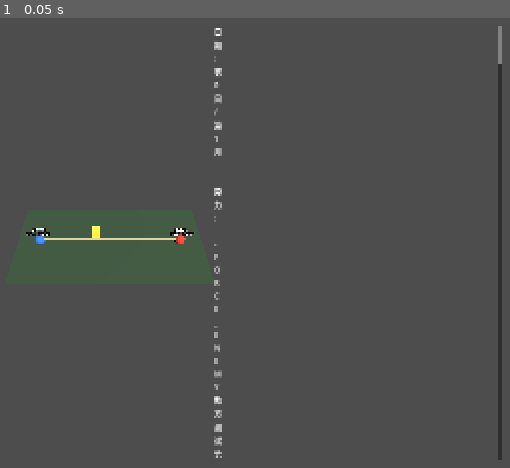
Above: before the commit, frame 1.
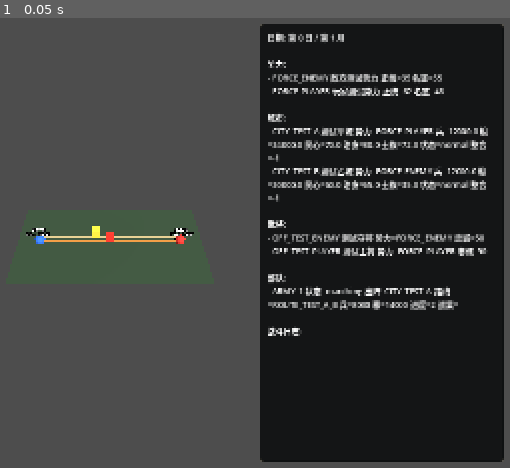
Above: after the commit, the same moment.

Repository: a625361278-cpu/Prosperity-and-Peril
Game: Godot game, scene res://scenes/main.tscn
Same seed, same stepped clock (60 frames per second), same inputs: the game is played once before the commit and once after it.
Inputs:
- Up to frame 1 (0.05 s): no input

The runs differ from the first frame. In frame 1, 46% of the frame differs, in the area x 8-99%, y 1-99%.

Commit message:
实现V0.3.1大地图表现入口

Diff:
--- a/scenes/debug_panel.tscn
+++ b/scenes/debug_panel.tscn
@@ -1,6 +1,18 @@
-[gd_scene load_steps=2 format=3]
+[gd_scene load_steps=3 format=3]
 
 [ext_resource type="Script" path="res://scripts/ui/debug_panel.gd" id="1_debug_panel"]
+
+[sub_resource type="StyleBoxFlat" id="StyleBoxFlat_debug_panel"]
+bg_color = Color(0.055, 0.06, 0.065, 0.9)
+border_width_left = 1
+border_width_top = 1
+border_width_right = 1
+border_width_bottom = 1
+border_color = Color(0.42, 0.38, 0.28, 0.82)
+corner_radius_top_left = 6
+corner_radius_top_right = 6
+corner_radius_bottom_right = 6
+corner_radius_bottom_left = 6
 
 [node name="DebugPanel" type="Control"]
 layout_mode = 3
@@ -11,24 +23,37 @@
 grow_vertical = 2
 script = ExtResource("1_debug_panel")
 
-[node name="MarginContainer" type="MarginContainer" parent="."]
+[node name="PanelBackground" type="PanelContainer" parent="."]
+custom_minimum_size = Vector2(460, 0)
 layout_mode = 1
 anchors_preset = 11
-anchor_left = 0.62
+anchor_left = 0.68
 anchor_right = 1.0
 anchor_bottom = 1.0
-offset_left = 16.0
-offset_top = 16.0
-offset_right = -16.0
-offset_bottom = -16.0
+offset_left = 12.0
+offset_top = 12.0
+offset_right = -12.0
+offset_bottom = -12.0
 grow_horizontal = 0
 grow_vertical = 2
+theme_override_styles/panel = SubResource("StyleBoxFlat_debug_panel")
 
-[node name="ScrollContainer" type="ScrollContainer" parent="MarginContainer"]
+[node name="MarginContainer" type="MarginContainer" parent="PanelBackground"]
 layout_mode = 2
+theme_override_constants/margin_left = 14
+theme_override_constants/margin_top = 14
+theme_override_constants/margin_right = 14
+theme_override_constants/margin_bottom = 14
+
+[node name="ScrollContainer" type="ScrollContainer" parent="PanelBackground/MarginContainer"]
+layout_mode = 2
+size_flags_horizontal = 3
+size_flags_vertical = 3
 horizontal_scroll_mode = 0
 
-[node name="DebugText" type="Label" parent="MarginContainer/ScrollContainer"]
+[node name="DebugText" type="Label" parent="PanelBackground/MarginContainer/ScrollContainer"]
+custom_minimum_size = Vector2(380, 0)
 layout_mode = 2
+size_flags_horizontal = 3
 text = "等待运行时状态..."
 autowrap_mode = 3
--- a/scripts/map/strategic_map_view.gd
+++ b/scripts/map/strategic_map_view.gd
@@ -11,6 +11,16 @@
 const FORCE_COLORS := {
 	"FORCE_PLAYER": Color(0.16, 0.42, 0.95, 1.0),
 	"FORCE_ENEMY": Color(0.86, 0.18, 0.14, 1.0),
+}
+const ROUTE_COLORS := {
+	"road": Color(0.82, 0.74, 0.52, 1.0),
+	"pass": Color(0.86, 0.55, 0.22, 1.0),
+	"water": Color(0.23, 0.55, 0.82, 1.0),
+}
+const ROUTE_OFFSETS := {
+	"road": Vector3(0.0, 0.05, -0.12),
+	"pass": Vector3(0.0, 0.08, 0.12),
+	"water": Vector3(0.0, 0.04, 0.0),
 }
 
 @export var editor_preview_enabled := true:
@@ -80,9 +90,11 @@
 				errors.append("strategic map city missing %s %s" % [field, city_id])
 	for route_id in state.routes.keys():
 		var route: Dictionary = state.routes[route_id]
-		for field in ["id", "from_city_id", "to_city_id"]:
+		for field in ["id", "from_city_id", "to_city_id", "route_type"]:
 			if not route.has(field):
 				errors.append("strategic map route missing %s %s" % [field, route_id])
+		if route.has("route_type") and not ROUTE_COLORS.has(str(route.route_type)):
+			errors.append("strategic map route type unsupported %s %s" % [str(route.route_type), route_id])
 		if route.has("from_city_id") and not CITY_POSITIONS.has(str(route.from_city_id)):
 			errors.append("strategic map route origin position missing %s" % str(route.from_city_id))
 		if route.has("to_city_id") and not CITY_POSITIONS.has(str(route.to_city_id)):
@@ -146,17 +158,25 @@
 func _add_route(route: Dictionary) -> void:
 	var from_pos: Vector3 = CITY_POSITIONS[str(route.from_city_id)]
 	var to_pos: Vector3 = CITY_POSITIONS[str(route.to_city_id)]
+	var route_type := str(route.route_type)
+	var offset := _route_visual_offset(route_type)
 	var mesh := ImmediateMesh.new()
 	mesh.surface_begin(Mesh.PRIMITIVE_LINES)
-	mesh.surface_add_vertex(from_pos + Vector3(0.0, 0.04, 0.0))
-	mesh.surface_add_vertex(to_pos + Vector3(0.0, 0.04, 0.0))
+	mesh.surface_add_vertex(from_pos + offset)
+	mesh.surface_add_vertex(to_pos + offset)
 	mesh.surface_end()
 
 	var node := MeshInstance3D.new()
 	node.name = "Route_%s" % str(route.id)
 	node.mesh = mesh
-	node.material_override = _material(Color(0.82, 0.74, 0.52, 1.0))
+	node.material_override = _material(_route_color(route_type))
+	node.set_meta("route_type", route_type)
+	node.set_meta("route_visual_offset", offset)
+	node.set_meta("blocks_enemy_passage", bool(route.get("blocks_enemy_passage", false)))
 	_generated_root.add_child(node)
+
+	if bool(route.get("blocks_enemy_passage", false)):
+		_add_block_marker(node, from_pos.lerp(to_pos, 0.5) + offset)
 
 
 func _add_army(state: Dictionary, army: Dictionary) -> void:
@@ -191,6 +211,29 @@
 	return FORCE_COLORS[force_id]
 
 
+func _route_color(route_type: String) -> Color:
+	if not ROUTE_COLORS.has(route_type):
+		return Color(0.68, 0.68, 0.68, 1.0)
+	return ROUTE_COLORS[route_type]
+
+
+func _route_visual_offset(route_type: String) -> Vector3:
+	if not ROUTE_OFFSETS.has(route_type):
+		return Vector3(0.0, 0.05, 0.0)
+	return ROUTE_OFFSETS[route_type]
+
+
+func _add_block_marker(parent: Node3D, position: Vector3) -> void:
+	var mesh := BoxMesh.new()
+	mesh.size = Vector3(0.38, 0.38, 0.12)
+	var marker := MeshInstance3D.new()
+	marker.name = "BlockMarker"
+	marker.position = position + Vector3(0.0, 0.18, 0.0)
+	marker.mesh = mesh
+	marker.material_override = _material(Color(0.95, 0.18, 0.12, 1.0))
+	parent.add_child(marker)
+
+
 func _sorted_keys(values: Dictionary) -> Array:
 	var keys := values.keys()
 	keys.sort()
--- a/scripts/ui/debug_panel.gd
+++ b/scripts/ui/debug_panel.gd
@@ -2,7 +2,7 @@
 
 const DebugStatePresenter = preload("res://scripts/ui/debug_state_presenter.gd")
 
-@onready var _label: Label = $MarginContainer/ScrollContainer/DebugText
+@onready var _label: Label = $PanelBackground/MarginContainer/ScrollContainer/DebugText
 
 
 func set_runtime_state(state: Dictionary) -> void:
--- /dev/null
+++ b/tests/test_debug_panel_layout.gd
@@ -0,0 +1,42 @@
+extends SceneTree
+
+
+var _failed := 0
+
+
+func _initialize() -> void:
+	_run("debug panel keeps a readable right-side layout", _test_debug_panel_readable_layout)
+	quit(_failed)
+
+
+func _run(test_name: String, test_func: Callable) -> void:
+	var result: Dictionary = test_func.call()
+	if result.get("ok", false):
+		print("PASS: %s" % test_name)
+	else:
+		_failed += 1
+		push_error("FAIL: %s -> %s" % [test_name, result.get("message", "no message")])
+
+
+func _test_debug_panel_readable_layout() -> Dictionary:
+	var scene := load("res://scenes/debug_panel.tscn")
+	if scene == null:
+		return {"ok": false, "message": "debug panel scene missing"}
+	var panel: Control = scene.instantiate()
+	get_root().add_child(panel)
+	var background := panel.get_node_or_null("PanelBackground")
+	if background == null:
+		panel.queue_free()
+		return {"ok": false, "message": "PanelBackground missing"}
+	if background.custom_minimum_size.x < 420.0:
+		panel.queue_free()
+		return {"ok": false, "message": "right panel minimum width is too small"}
+	var text := panel.get_node_or_null("PanelBackground/MarginContainer/ScrollContainer/DebugText")
+	if text == null:
+		panel.queue_free()
+		return {"ok": false, "message": "debug text path missing"}
+	if text.custom_minimum_size.x < 360.0:
+		panel.queue_free()
+		return {"ok": false, "message": "debug text minimum width is too small"}
+	panel.queue_free()
+	return {"ok": true}
--- a/tests/test_strategic_map_view.gd
+++ b/tests/test_strategic_map_view.gd
@@ -12,6 +12,7 @@
 
 func _initialize() -> void:
 	_run("strategic map renders cities routes and army markers", _test_renders_runtime_state)
+	_run("strategic map exposes pass route and blocked passage markers", _test_pass_route_visual_state)
 	_run("strategic map fails when city position is missing", _test_missing_city_position_fails)
 	quit(_failed)
 
@@ -48,6 +49,41 @@
 	if generated.get_node_or_null("Army_ARMY_1") == null:
 		view.queue_free()
 		return {"ok": false, "message": "army marker missing"}
+	view.queue_free()
+	return {"ok": true}
+
+
+func _test_pass_route_visual_state() -> Dictionary:
+	var state_result := _build_state_with_army()
+	if not state_result.ok:
+		return state_result
+	var view := StrategicMapView.new()
+	get_root().add_child(view)
+	var render_result: Dictionary = view.render_state(state_result.state)
+	if not render_result.ok:
+		view.queue_free()
+		return {"ok": false, "message": "render failed: %s" % [render_result.errors]}
+	var generated := view.get_node_or_null("GeneratedStrategicMap")
+	if generated == null:
+		view.queue_free()
+		return {"ok": false, "message": "generated map root missing"}
+	var road_route := generated.get_node_or_null("Route_ROUTE_TEST_A_B")
+	var pass_route := generated.get_node_or_null("Route_ROUTE_TEST_A_B_PASS")
+	if road_route == null or pass_route == null:
+		view.queue_free()
+		return {"ok": false, "message": "expected road and pass route nodes"}
+	if str(pass_route.get_meta("route_type", "")) != "pass":
+		view.queue_free()
+		return {"ok": false, "message": "pass route missing route_type metadata"}
+	if not bool(pass_route.get_meta("blocks_enemy_passage", false)):
+		view.queue_free()
+		return {"ok": false, "message": "blocked pass route missing block metadata"}
+	if road_route.get_meta("route_visual_offset", Vector3.ZERO) == pass_route.get_meta("route_visual_offset", Vector3.ZERO):
+		view.queue_free()
+		return {"ok": false, "message": "road and pass routes share the same visual offset"}
+	if pass_route.get_node_or_null("BlockMarker") == null:
+		view.queue_free()
+		return {"ok": false, "message": "blocked pass route marker missing"}
 	view.queue_free()
 	return {"ok": true}
 
Not shown, added: scripts/simulation/legitimacy_system.gd.uid
Not shown, added: scripts/simulation/local_governance_system.gd.uid
Not shown, added: scripts/simulation/officer_loyalty_system.gd.uid
Not shown, added: scripts/simulation/route_access_system.gd.uid
Not shown, added: tests/test_local_governance_system.gd.uid
Not shown, added: tests/test_officer_loyalty_system.gd.uid
Not shown, added: tests/test_route_access_system.gd.uid
Not shown, added: docs/V0.3.1_大地图表现任务列表.md
Not shown, changed: docs/项目说明.md
